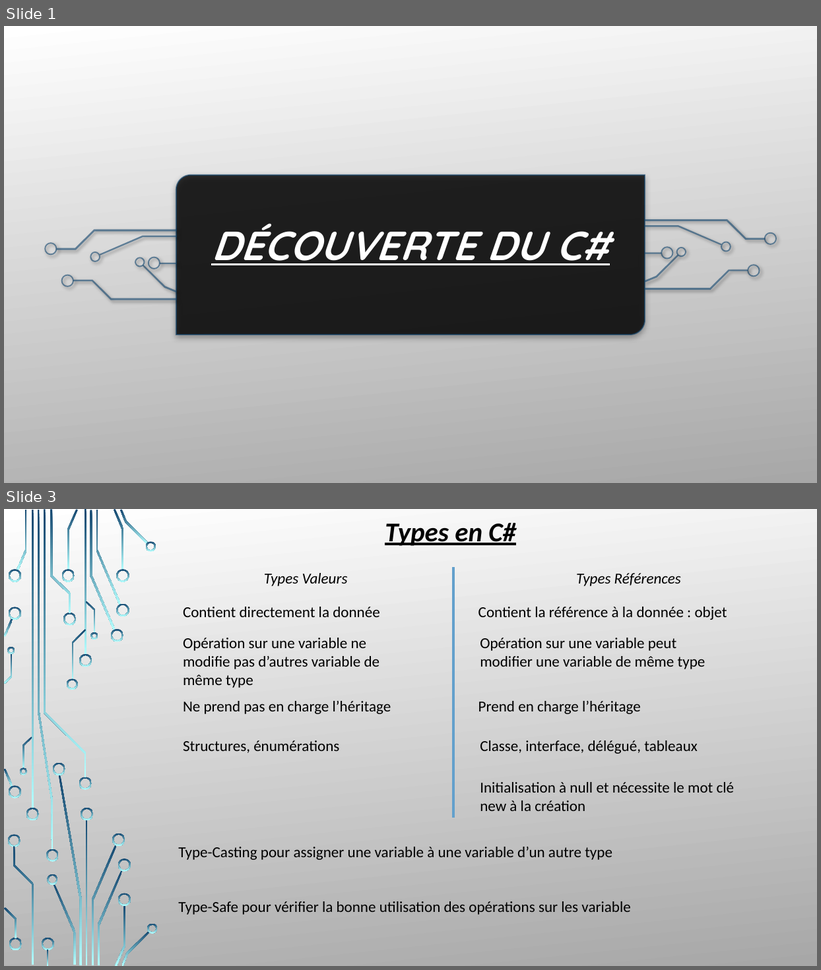
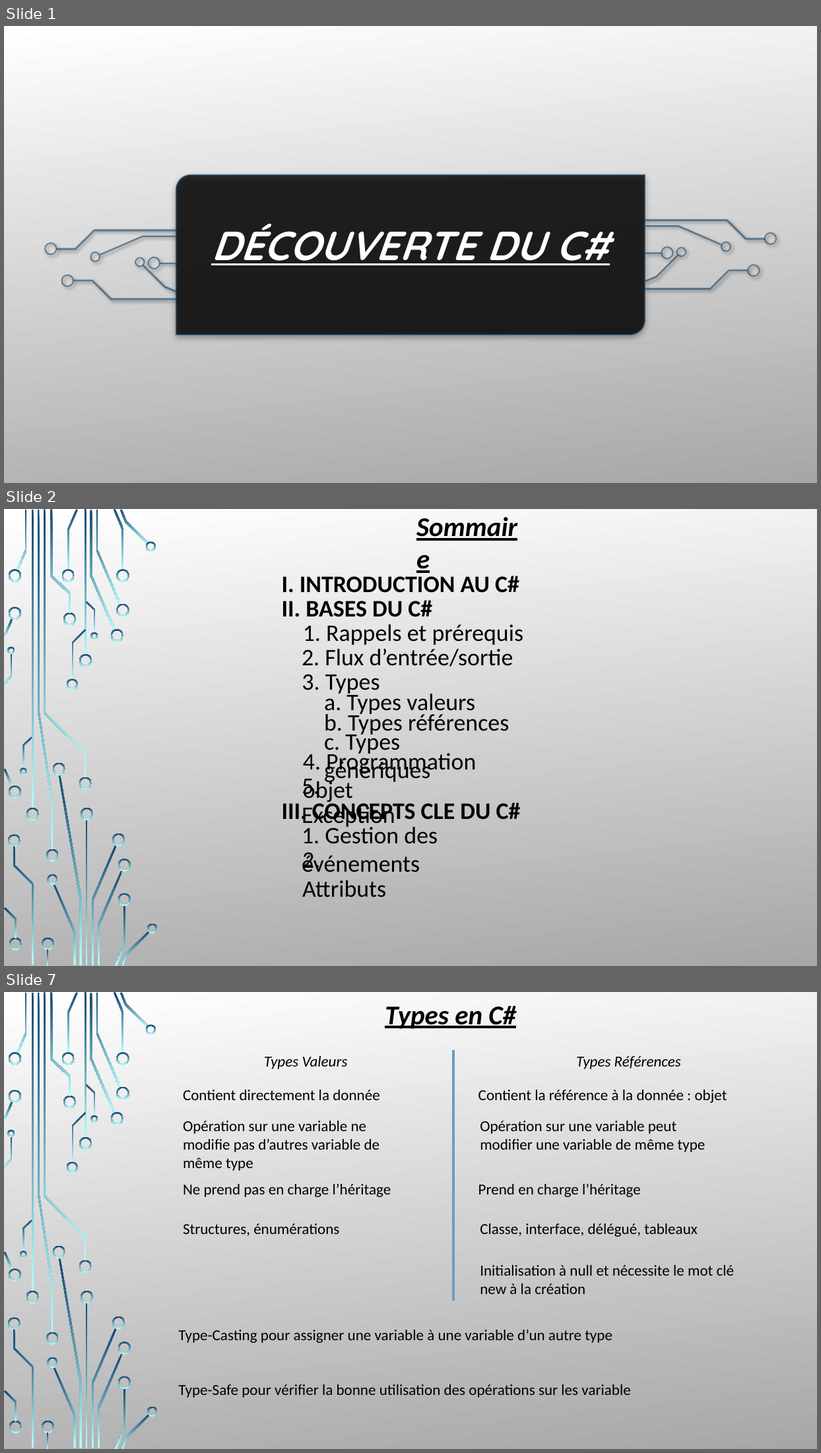
Before and after one commit to LouisMalbranque/Projet-C-S2, a slide deck: CoursCS2.pptx. Shown one above the other, each under a label of ours: slides 1 and 3 before the commit, slides 1, 2 and 7 after it; the slides between them are not shown. The pictures are 821x970 and 821x1453 pixels, drawn with LibreOffice and Linux fonts; fonts in the diff are those of the drawing; background and template pictures are left out. Boxes give left, top, right and bottom in pixels: in the first picture for what was removed or moved away, otherwise in the second. Text is boxed around its words. In the diff, an @@ line names an element or a change of style, - is before the commit and + after.

```diff
--- a/CoursCS2.pptx
+++ b/CoursCS2.pptx
@@ slide 2 added at (x1=4, y1=509, x2=817, y2=966), background picture (left out); not listed: 54 template elements that a slide beside it also shows @@
@@ text added at (x1=411, y1=509, x2=529, y2=545), 32 pt, text #000000, bold, italic, underline @@
+Sommaire
@@ text added at (x1=282, y1=572, x2=519, y2=593), 28 pt, text #000000, bold @@
+I. INTRODUCTION AU C#
@@ text added at (x1=282, y1=600, x2=432, y2=617), 28 pt, text #000000, bold @@
+II. BASES DU C#
@@ text added at (x1=303, y1=625, x2=524, y2=645), 28 pt, text #000000 @@
+1. Rappels et prérequis
@@ text added at (x1=302, y1=649, x2=514, y2=667), 28 pt, text #000000 @@
+2. Flux d’entrée/sortie
@@ text added at (x1=302, y1=674, x2=380, y2=696), 28 pt, text #000000 @@
+3. Types
@@ text added at (x1=324, y1=691, x2=475, y2=717), 28 pt, text #000000 @@
+a. Types valeurs
@@ text added at (x1=324, y1=711, x2=509, y2=737), 28 pt, text #000000 @@
+b. Types références
@@ text added at (x1=324, y1=730, x2=430, y2=784), 28 pt, text #000000 @@
+c. Types génériques
@@ text added at (x1=303, y1=750, x2=476, y2=805), 28 pt, text #000000 @@
+4. Programmation objet
@@ text added at (x1=302, y1=779, x2=395, y2=829), 28 pt, text #000000 @@
+5. Exception
@@ text added at (x1=282, y1=799, x2=521, y2=825), 28 pt, text #000000, bold @@
+III. CONCEPTS CLE DU C#
@@ text added at (x1=302, y1=824, x2=438, y2=873), 28 pt, text #000000 @@
+1. Gestion des événements
@@ text added at (x1=302, y1=852, x2=386, y2=898), 28 pt, text #000000 @@
+2. Attributs
@@ what was slide 3 is now slide 7 @@
```
Also in this commit, not shown: 1 slide changed, 10 other slides added.
